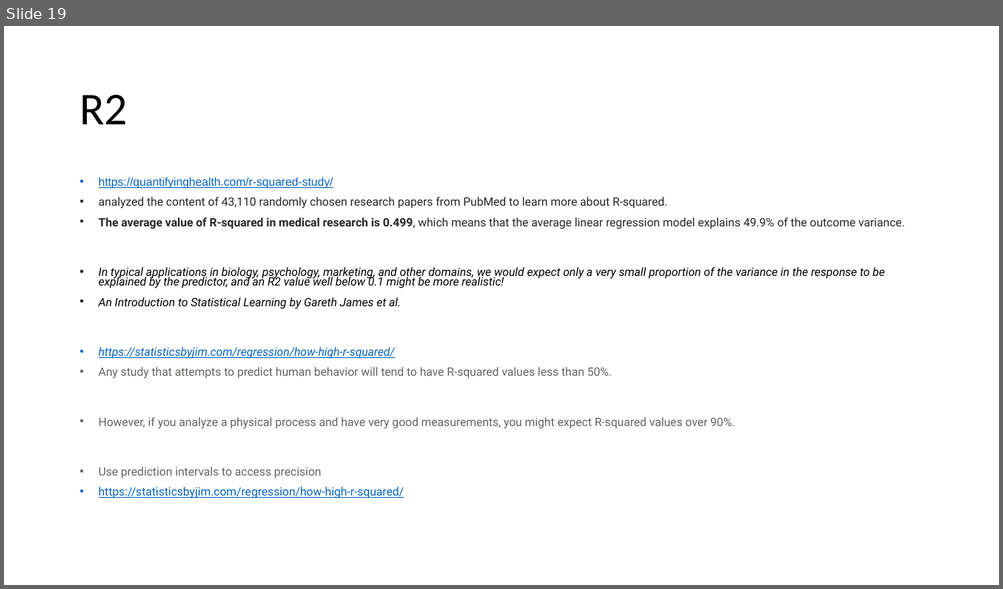
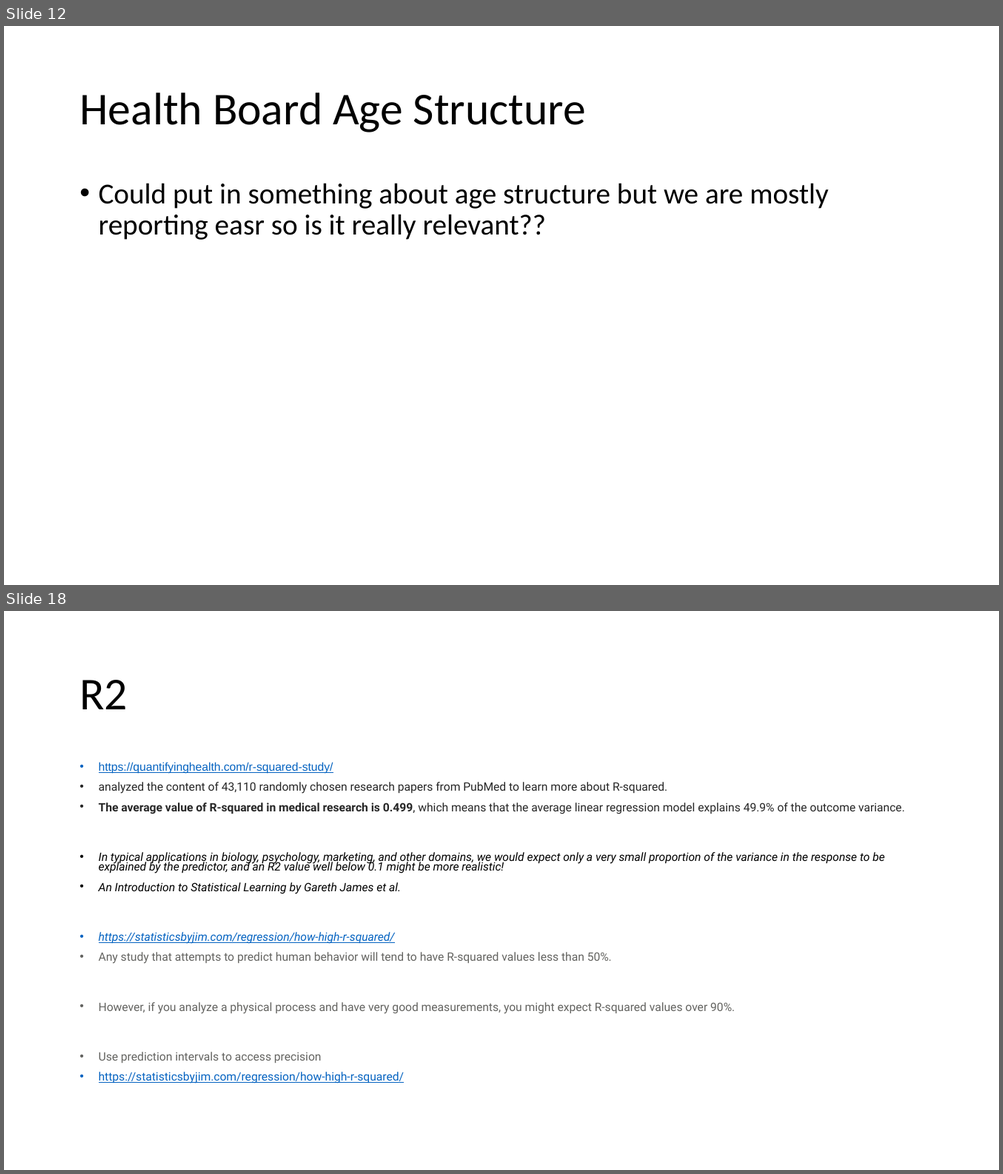
Before and after one commit to fionacarson/final_project_phs_stroke, a slide deck: presentation/phs_stroke_presentation.pptx. Shown one above the other, each under a label of ours: slide 19 before the commit, slides 12 and 18 after it; the slides between them are not shown. The pictures are 1003x589 and 1003x1174 pixels, drawn with LibreOffice and Linux fonts; fonts in the diff are those of the drawing. Boxes give left, top, right and bottom in pixels: in the first picture for what was removed or moved away, otherwise in the second. Text is boxed around its words. In the diff, an @@ line names an element or a change of style, - is before the commit and + after.

```diff
--- a/presentation/phs_stroke_presentation.pptx
+++ b/presentation/phs_stroke_presentation.pptx
@@ slide 12 added at (x1=4, y1=26, x2=999, y2=585), background #FFFFFF @@
@@ title added at (x1=79, y1=93, x2=586, y2=133), 44 pt, text #000000 @@
+Health Board Age Structure
@@ text added at (x1=99, y1=183, x2=828, y2=240), 28 pt, text #000000 @@
+• Could put in something about age structure but we are mostly reporting easr so is it really relevant??
@@ what was slide 19 is now slide 18 @@
```
Also in this commit, not shown: 6 slides changed, 6 other slides added, 6 slides removed, 19 other files.
